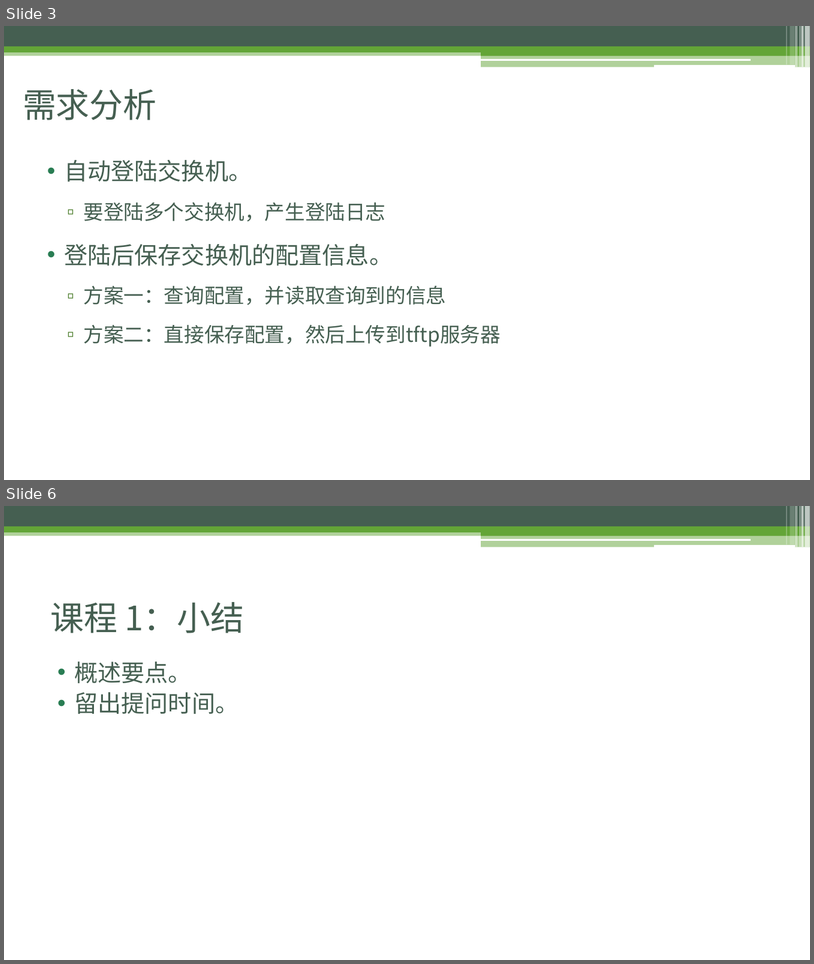
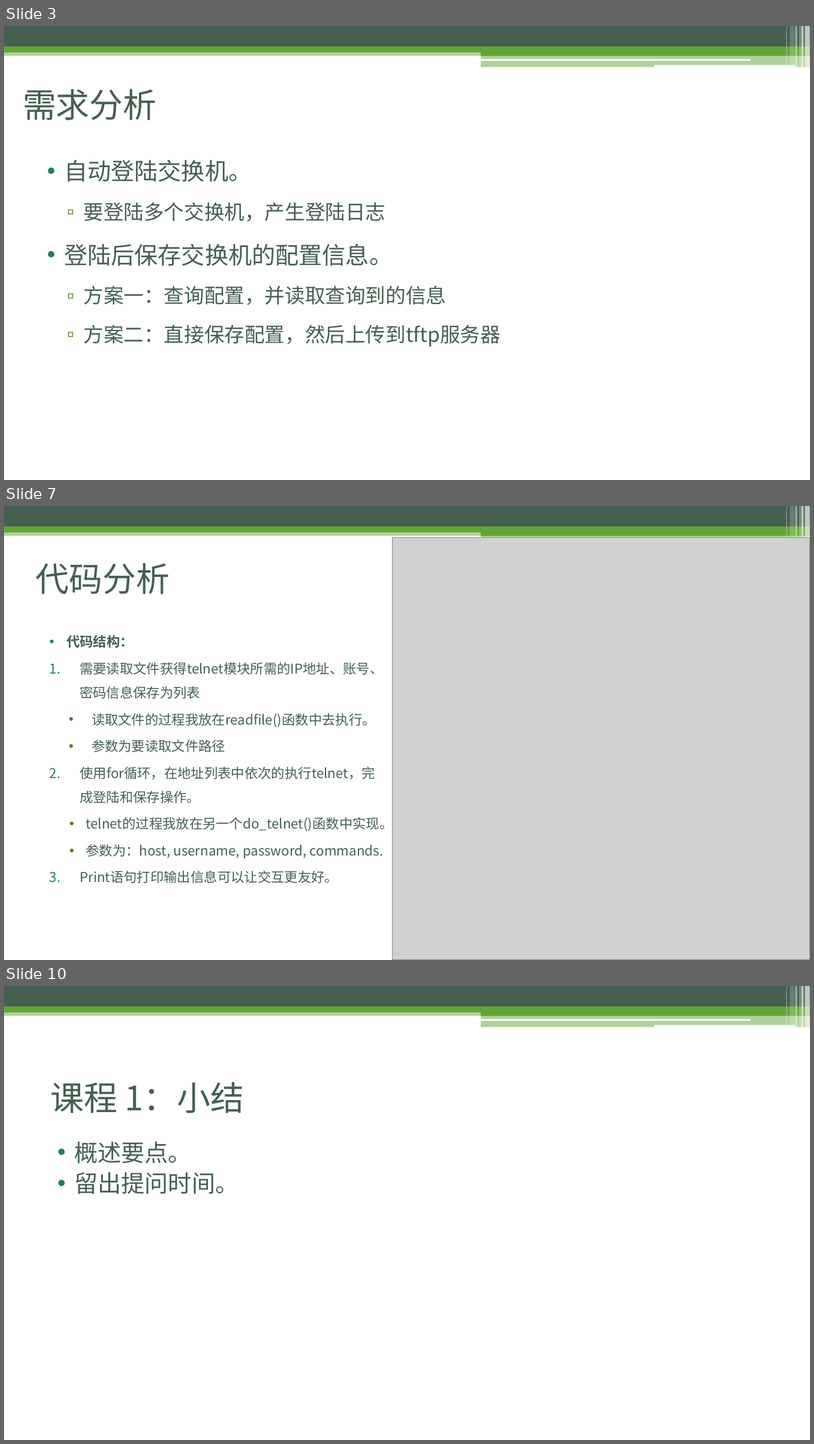
Before and after one commit to ladesiji/git, a slide deck: Python3.pptx. Shown one above the other, each under a label of ours: slides 3 and 6 before the commit, slides 3, 7 and 10 after it; the slides between them are not shown. The pictures are 814x964 and 814x1444 pixels, drawn with LibreOffice and Linux fonts; fonts in the diff are those of the drawing; grey boxes stand for pictures. Boxes give left, top, right and bottom in pixels: in the first picture for what was removed or moved away, otherwise in the second. Text is boxed around its words. In the diff, an @@ line names an element or a change of style, - is before the commit and + after.

```diff
--- a/Python3.pptx
+++ b/Python3.pptx
@@ slide 7 added at [4, 506, 810, 960], background #FFFFFF; not listed: 12 template elements that a slide beside it also shows @@
@@ picture added at [392, 538, 810, 960] @@
@@ title added at [36, 563, 170, 594], 40 pt, text #455F51 @@
+代码分析
@@ text added at [66, 635, 393, 883], 16 pt, text #455F51 @@
+• 代码结构：
+1. 需要读取文件获得telnet模块所需的IP地址、账号、密码信息保存为列表
+  • 读取文件的过程我放在readfile()函数中去执行。
+  • 参数为要读取文件路径
+2. 使用for循环，在地址列表中依次的执行telnet，完成登陆和保存操作。
+  • telnet的过程我放在另一个do_telnet()函数中实现。
+  • 参数为：host, username, password, commands.
+3. Print语句打印输出信息可以让交互更友好。
@@ what was slide 6 is now slide 10 @@
```
Also in this commit, not shown: 1 slide changed, 5 other slides added, 2 slides removed.
